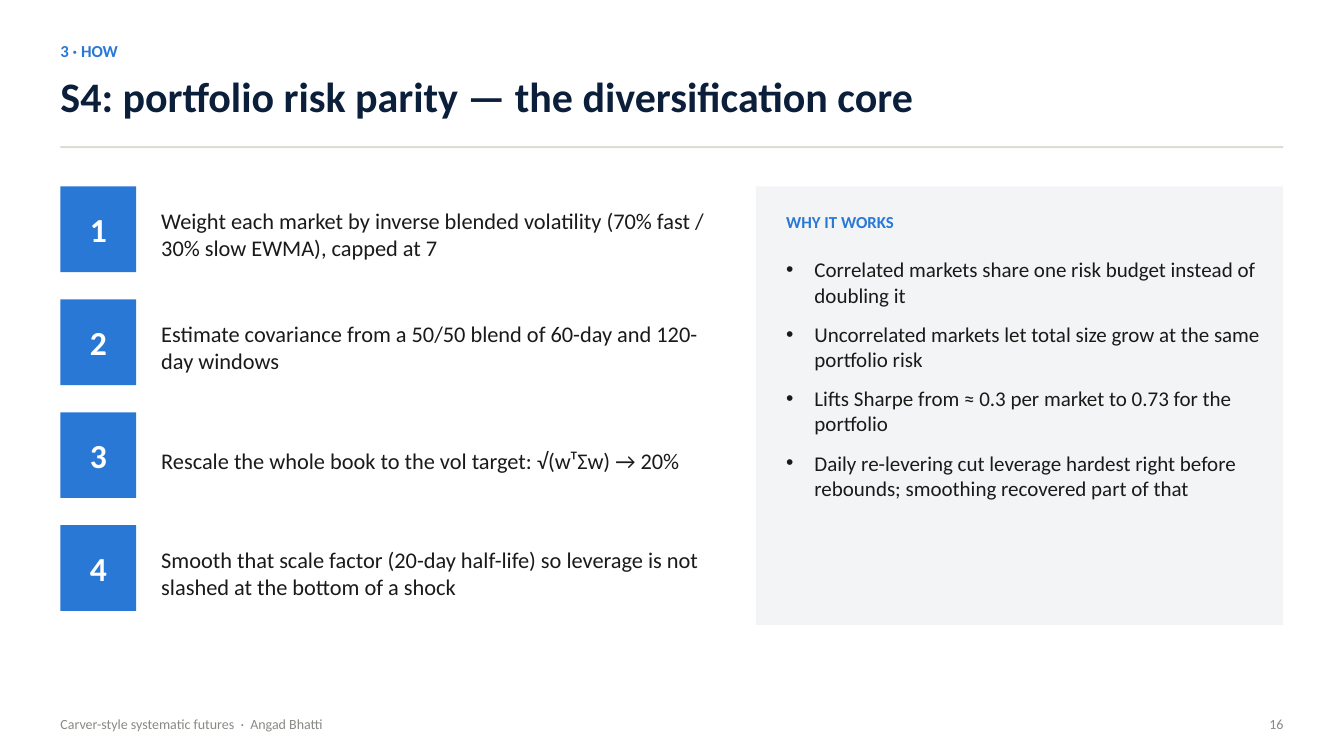
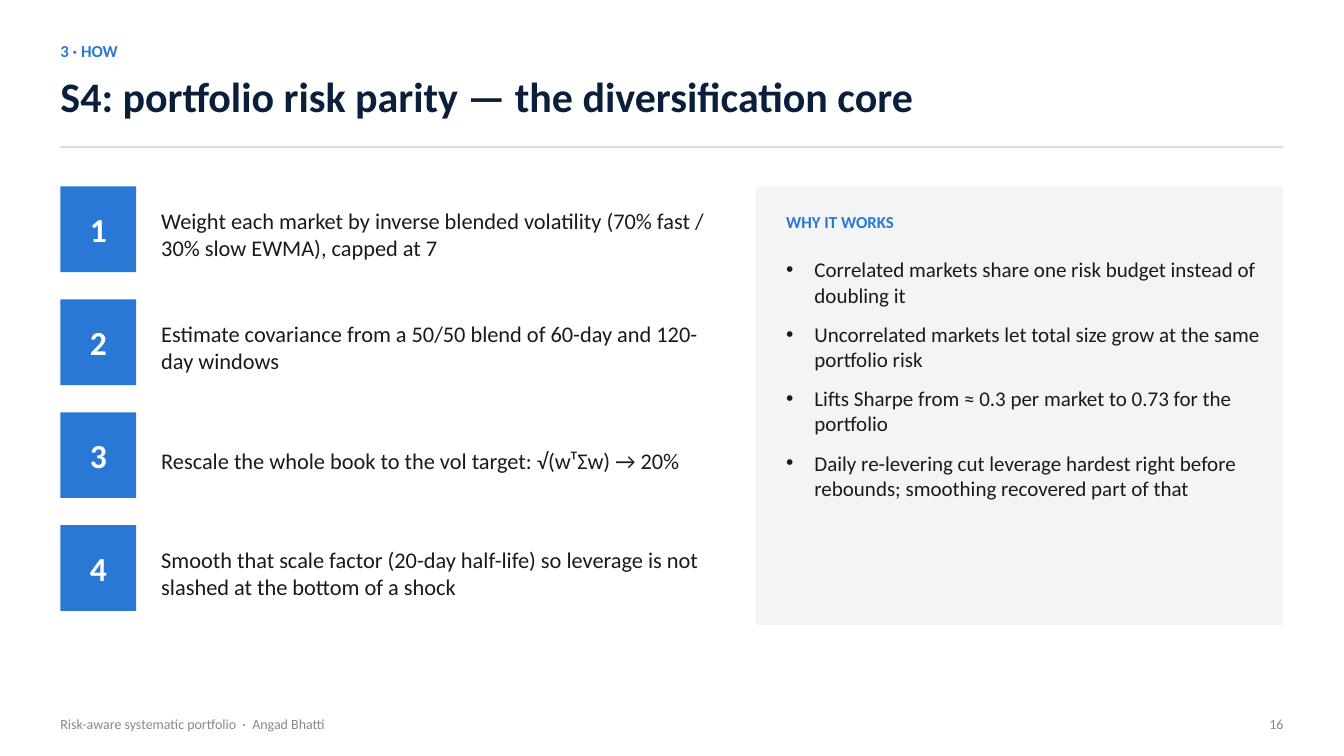
Before and after one commit to Abhatti-123123/carver, a slide deck: slide 16 of carver_presentation.pptx. Drawn at 1344x756 pixels with LibreOffice and Linux fonts; fonts in the diff are those of the drawing. Boxes give left, top, right and bottom in pixels: in the first picture for what was removed or moved away, otherwise in the second. Text is boxed around its words. In the diff, an @@ line names an element or a change of style, - is before the commit and + after.

```diff
--- a/carver_presentation.pptx
+++ b/carver_presentation.pptx
@@ text at [60, 719, 324, 732]: text changed @@
-Carver-style systematic futures · Angad Bhatti
+Risk-aware systematic portfolio · Angad Bhatti
```
Also in this commit, not shown: 26 other slides changed, 1 other file.
